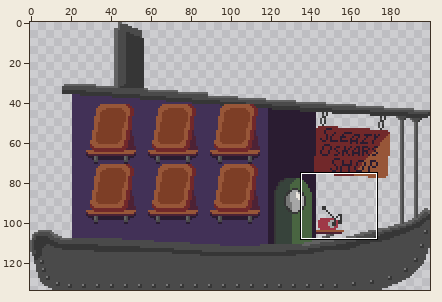
Two versions of one pixel-art file, Box of Curiosity/ArtAssets/Spr_StoreBoat.aseprite. Above, an overview of the earlier version with the close-up marked.
Close-up. Earlier state:
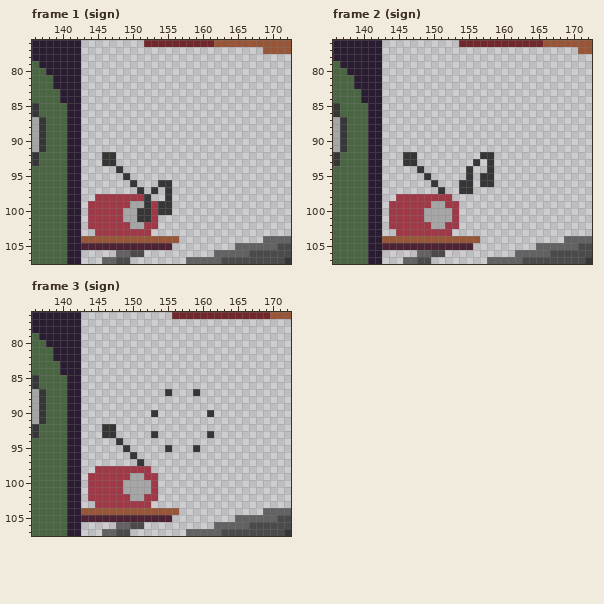
200x134 pixels, 3 frames. Shown: frame 1 (sign): x 136..172, y 76..107; frame 2 (sign): x 136..172, y 76..107; frame 3 (sign): x 136..172, y 76..107.
After the commit:
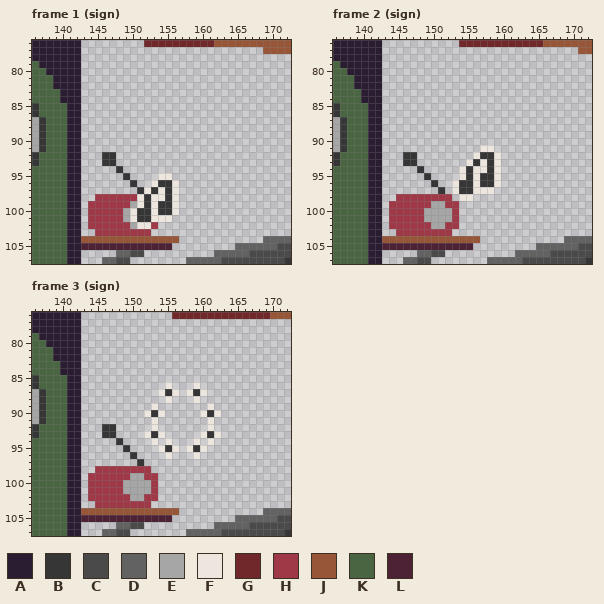
Palette (. is transparent): A #2a1c31  B #363636  C #4a4a4a  D #626262  E #a6a6a6  F #ece6df  G #71282a  H #9f3847  J #975638  K #496541  L #4d2235
What changed:
Frame 1 (sign), layer "Layer 1 Copy Copy":
There is now colour F in row 95 at x 154 to 155; in row 96 at x 153 and 156; in row 97 at x 152, 154 and 156; in row 98 at x 153 to 154 and 156; in rows 99 to 100 at x 156; in row 101 at x 154 to 155.
The edit turns colour E into colour F in row 99 at x 151; in rows 100 to 101 at x 150; in row 102 at x 151.
The edit turns colour H into colour F in row 98 at x 151; in rows 99 to 101 at x 153; in row 102 at x 152.
Frame 2 (sign), layer "Layer 1 Copy Copy":
There is now colour F in row 91 at x 157 to 158; in row 92 at x 156 and 159; in row 93 at x 155, 157 and 159; in row 94 at x 154, 156 to 157 and 159; in row 95 at x 154, 156 and 159; in row 96 at x 153, 156 and 159.
There is now colour F in row 97 at x 153 and 156 to 158; in row 98 at x 154 to 155.
Frame 3 (sign), layer "Layer 1 Copy Copy":
There is now colour F in row 86 at x 155 and 159; in row 87 at x 154, 156, 158 and 160; in row 88 at x 155 and 159; in row 89 at x 153 and 161; in row 90 at x 152, 154, 160 and 162; in rows 91 to 92 at x 153 and 161.
There is now colour F in row 93 at x 152, 154, 160 and 162; in row 94 at x 153, 155, 159 and 161; in row 95 at x 154, 156, 158 and 160; in row 96 at x 155 and 159.
